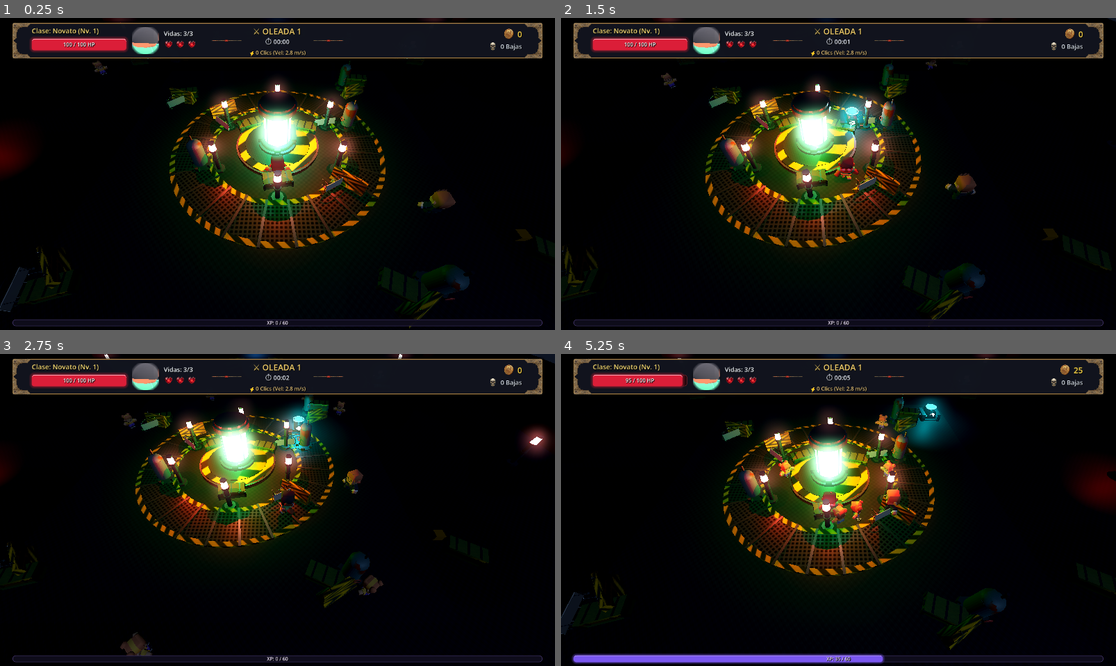
Above: before the commit, frames 1-4 (two rows, left to right).
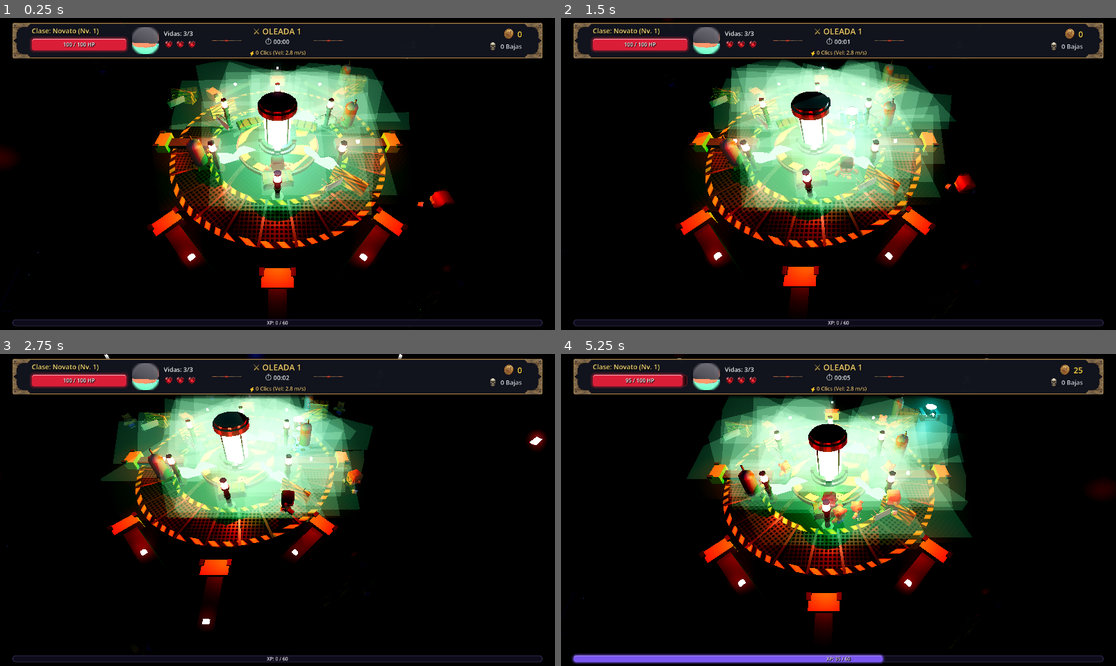
Above: after the commit, the same moments.

Repository: Project-Duplaa/Click-the-button-3D
Game: Godot game, scene res://main.tscn
Same seed, same stepped clock (60 frames per second), same inputs: the game is played once before the commit and once after it.
Inputs (mouse positions are in pixels of both pictures, inside the frame that each line leads up to):
- Up to frame 1 (0.25 s): no input
- Up to frame 2 (1.5 s): tap Enter (ui_accept) at 0.5, 0.77 s; move the mouse to (960, 158) at 0.52 s; hold D (move_right) 0.53-1.28 s; hold Right mouse button (bloquear) 0.53-1.28 s; click (960, 158) at 0.67 s; move the mouse to (727, 189) at 1.27 s; hold S (move_down) from 1.28 s (still down); tap Shift (correr) at 1.35 s
- Up to frame 3 (2.75 s): tap Enter (ui_accept) at 1.52 s; move the mouse to (333, 441) at 2.02 s; release S (move_down) at 2.03 s; hold D (move_right) from 2.03 s (still down); hold F from 2.03 s (still down)
- Up to frame 4 (5.25 s): move the mouse to (810, 572) at 2.77 s; release D (move_right) at 2.78 s; release F at 2.78 s; hold W (move_up) 2.78-3.53 s; tap Q at 2.85 s; click (810, 572) at 2.92 s; tap Enter (ui_accept) at 3.02, 3.77, 4.52 s; move the mouse to (1005, 556) at 3.52 s; hold Right mouse button (bloquear) 3.53-4.28 s; hold A (move_left) 3.53-5.03 s; move the mouse to (672, 463) at 4.27 s; tap Shift (correr) at 4.35 s; move the mouse to (866, 510) at 5.02 s; hold S (move_down) from 5.03 s (still down); hold F from 5.03 s (still down); click (866, 510) at 5.17 s

The runs differ from the first frame. In frame 1, 22% of the frame differs, in the area x 0-96%, y 0-100%; in frame 2, 22%; in frame 3, 19%; in frame 4, 23%, in the area x 0-100%, y 0-95%.

Commit message:
feat(mapa): implementar atmosfera fiel al mockup con anillo de búnker, vapor volumétrico, charcos ácidos y cables
- Anillo interior de 8 columnas y arcos de búnker (bunker_arch_pillar.glb) que cierran la cámara alrededor del reactor con luces rojas de mamparo
- Sistema de partículas CPUParticles3D de vapor/niebla baja rodando sobre el suelo y las rejillas
- Charcos orgánicos de ácido reflectante (puddle_toxic_acid.glb) con specular sheen y caústicas emisivas
- Manojo de cables y mangueras industriales en el suelo (prop_cable_bundle.glb)
- Calibración de color cinematográfico: WorldEnvironment con ACES tone mapping, contraste 1.18, saturación 1.25 y luces balanceadas
- Ajuste de emisión en core_biocontainer.glb para revelar la profundidad del líquido verde y burbujas

Diff:
--- a/arena_coliseo.tscn
+++ b/arena_coliseo.tscn
@@ -12,22 +12,30 @@
 [ext_resource type="PackedScene" path="res://assets/modelos/prop_hazard_barrier.glb" id="10_barrier"]
 [ext_resource type="PackedScene" path="res://assets/modelos/prop_pressure_tank.glb" id="11_tank"]
 [ext_resource type="PackedScene" path="res://assets/modelos/prop_medical_stretcher.glb" id="12_stretcher"]
+[ext_resource type="PackedScene" path="res://assets/modelos/bunker_arch_pillar.glb" id="13_arch_pillar"]
+[ext_resource type="PackedScene" path="res://assets/modelos/prop_cable_bundle.glb" id="14_cables"]
+[ext_resource type="PackedScene" path="res://assets/modelos/puddle_toxic_acid.glb" id="15_puddle"]
 
 [sub_resource type="StandardMaterial3D" id="MatArenaPiso"]
 albedo_color = Color(0.68, 0.72, 0.76, 1)
 albedo_texture = ExtResource("1_floor_tex")
-metallic = 0.35
-roughness = 0.65
+metallic = 0.38
+roughness = 0.60
 uv1_scale = Vector3(32, 32, 1)
 
-[sub_resource type="StandardMaterial3D" id="MatNieblaBaja"]
+[sub_resource type="StandardMaterial3D" id="MatVaporBajo"]
 transparency = 1
-albedo_color = Color(0.35, 0.55, 0.42, 0.10)
-roughness = 0.95
-
-[sub_resource type="PlaneMesh" id="MeshNiebla"]
-material = SubResource("MatNieblaBaja")
-size = Vector2(26, 26)
+shading_mode = 0
+albedo_color = Color(0.65, 0.95, 0.75, 0.12)
+billboard_mode = 3
+billboard_keep_scale = true
+particles_anim_h_frames = 1
+particles_anim_v_frames = 1
+particles_anim_loop = false
+
+[sub_resource type="QuadMesh" id="MeshParticulaVapor"]
+material = SubResource("MatVaporBajo")
+size = Vector2(3.0, 3.0)
 
 [sub_resource type="StandardMaterial3D" id="MatMuroSolido"]
 albedo_color = Color(0.12, 0.13, 0.15, 1)
@@ -70,9 +78,22 @@
 transform = Transform3D(1, 0, 0, 0, 1, 0, 0, 0, 1, 0, -0.1, 0)
 shape = SubResource("ColPiso")
 
-[node name="NieblaBajaSuelo" type="MeshInstance3D" parent="."]
-transform = Transform3D(1, 0, 0, 0, 1, 0, 0, 0, 1, 0, 0.22, 0)
-mesh = SubResource("MeshNiebla")
+[node name="VaporBajoSuelo" type="CPUParticles3D" parent="."]
+transform = Transform3D(1, 0, 0, 0, 1, 0, 0, 0, 1, 0, 0.2, 0)
+amount = 32
+lifetime = 3.6
+preprocess = 2.0
+speed_scale = 0.8
+mesh = SubResource("MeshParticulaVapor")
+emission_shape = 3
+emission_box_extents = Vector3(6.5, 0.1, 6.5)
+gravity = Vector3(0, 0.04, 0)
+initial_velocity_min = 0.1
+initial_velocity_max = 0.35
+angular_velocity_min = -15.0
+angular_velocity_max = 15.0
+scale_amount_min = 2.2
+scale_amount_max = 3.8
 
 [node name="PlataformaCentral" parent="." instance=ExtResource("4_pad")]
 transform = Transform3D(1, 0, 0, 0, 1, 0, 0, 0, 1, 0, 0.02, 0)
@@ -89,7 +110,7 @@
 [node name="LuzRadioactivaCentral" type="OmniLight3D" parent="NucleoBioEstatico"]
 transform = Transform3D(1, 0, 0, 0, 1, 0, 0, 0, 1, 0, 1.8, 0)
 light_color = Color(0.12, 1.0, 0.28, 1)
-light_energy = 5.0
+light_energy = 5.2
 shadow_enabled = false
 omni_range = 14.5
 omni_attenuation = 1.15
@@ -154,6 +175,24 @@
 [node name="CamillaMockup_3" parent="DetallesCentro" instance=ExtResource("12_stretcher")]
 transform = Transform3D(0.707107, 0, 0.707107, 0, 1, 0, -0.707107, 0, 0.707107, 3.80, 0, 3.60)
 
+[node name="CharcoAcido_1" parent="DetallesCentro" instance=ExtResource("15_puddle")]
+transform = Transform3D(1.1, 0, 0, 0, 1, 0, 0, 0, 1.1, 1.8, 0.01, -3.2)
+
+[node name="CharcoAcido_2" parent="DetallesCentro" instance=ExtResource("15_puddle")]
+transform = Transform3D(0.9, 0, 0.4, 0, 1, 0, -0.4, 0, 0.9, -3.2, 0.01, 1.6)
+
+[node name="CharcoAcido_3" parent="DetallesCentro" instance=ExtResource("15_puddle")]
+transform = Transform3D(0.8, 0, -0.6, 0, 1, 0, 0.6, 0, 0.8, 3.4, 0.01, 2.2)
+
+[node name="CablesPiso_1" parent="DetallesCentro" instance=ExtResource("14_cables")]
+transform = Transform3D(0.766044, 0, 0.642788, 0, 1, 0, -0.642788, 0, 0.766044, -2.8, 0.02, 2.5)
+
+[node name="CablesPiso_2" parent="DetallesCentro" instance=ExtResource("14_cables")]
+transform = Transform3D(0.422618, 0, -0.906308, 0, 1, 0, 0.906308, 0, 0.422618, 4.8, 0.02, -1.8)
+
+[node name="CablesPiso_3" parent="DetallesCentro" instance=ExtResource("14_cables")]
+transform = Transform3D(0.965926, 0, 0.258819, 0, 1, 0, -0.258819, 0, 0.965926, -2.0, 0.02, -2.8)
+
 [node name="Pilares" type="Node3D" parent="."]
 
 [node name="Pilar_N" parent="Pilares" instance=ExtResource("2_pilar")]
@@ -192,6 +231,88 @@
 [node name="Pilar_O" parent="Pilares" instance=ExtResource("2_pilar")]
 transform = Transform3D(1, 0, 0, 0, 1, 0, 0, 0, 1, -25.00, 0, 0.00)
 
+[node name="AnilloCamaraInterior" type="Node3D" parent="."]
+
+[node name="ArcoCamara_0" parent="AnilloCamaraInterior" instance=ExtResource("13_arch_pillar")]
+transform = Transform3D(0.000000, 0, 1.000000, 0, 1, 0, -1.000000, 0, 0.000000, 9.80, 0, 0.00)
+
+[node name="LuzArco_0" type="OmniLight3D" parent="AnilloCamaraInterior"]
+transform = Transform3D(1, 0, 0, 0, 1, 0, 0, 0, 1, 9.21, 3.2, 0.00)
+light_color = Color(1.0, 0.15, 0.1, 1)
+light_energy = 1.2
+shadow_enabled = false
+omni_range = 5.5
+
+[node name="ArcoCamara_1" parent="AnilloCamaraInterior" instance=ExtResource("13_arch_pillar")]
+transform = Transform3D(-0.707107, 0, 0.707107, 0, 1, 0, -0.707107, 0, -0.707107, 6.93, 0, 6.93)
+
+[node name="LuzArco_1" type="OmniLight3D" parent="AnilloCamaraInterior"]
+transform = Transform3D(1, 0, 0, 0, 1, 0, 0, 0, 1, 6.51, 3.2, 6.51)
+light_color = Color(1.0, 0.15, 0.1, 1)
+light_energy = 1.2
+shadow_enabled = false
+omni_range = 5.5
+
+[node name="ArcoCamara_2" parent="AnilloCamaraInterior" instance=ExtResource("13_arch_pillar")]
+transform = Transform3D(-1.000000, 0, 0.000000, 0, 1, 0, -0.000000, 0, -1.000000, 0.00, 0, 9.80)
+
+[node name="LuzArco_2" type="OmniLight3D" parent="AnilloCamaraInterior"]
+transform = Transform3D(1, 0, 0, 0, 1, 0, 0, 0, 1, 0.00, 3.2, 9.21)
+light_color = Color(1.0, 0.15, 0.1, 1)
+light_energy = 1.2
+shadow_enabled = false
+omni_range = 5.5
+
+[node name="ArcoCamara_3" parent="AnilloCamaraInterior" instance=ExtResource("13_arch_pillar")]
+transform = Transform3D(-0.707107, 0, -0.707107, 0, 1, 0, 0.707107, 0, -0.707107, -6.93, 0, 6.93)
+
+[node name="LuzArco_3" type="OmniLight3D" parent="AnilloCamaraInterior"]
+transform = Transform3D(1, 0, 0, 0, 1, 0, 0, 0, 1, -6.51, 3.2, 6.51)
+light_color = Color(1.0, 0.15, 0.1, 1)
+light_energy = 1.2
+shadow_enabled = false
+omni_range = 5.5
+
+[node name="ArcoCamara_4" parent="AnilloCamaraInterior" instance=ExtResource("13_arch_pillar")]
+transform = Transform3D(-0.000000, 0, -1.000000, 0, 1, 0, 1.000000, 0, -0.000000, -9.80, 0, 0.00)
+
+[node name="LuzArco_4" type="OmniLight3D" parent="AnilloCamaraInterior"]
+transform = Transform3D(1, 0, 0, 0, 1, 0, 0, 0, 1, -9.21, 3.2, 0.00)
+light_color = Color(1.0, 0.15, 0.1, 1)
+light_energy = 1.2
+shadow_enabled = false
+omni_range = 5.5
+
+[node name="ArcoCamara_5" parent="AnilloCamaraInterior" instance=ExtResource("13_arch_pillar")]
+transform = Transform3D(0.707107, 0, -0.707107, 0, 1, 0, 0.707107, 0, 0.707107, -6.93, 0, -6.93)
+
+[node name="LuzArco_5" type="OmniLight3D" parent="AnilloCamaraInterior"]
+transform = Transform3D(1, 0, 0, 0, 1, 0, 0, 0, 1, -6.51, 3.2, -6.51)
+light_color = Color(1.0, 0.15, 0.1, 1)
+light_energy = 1.2
+shadow_enabled = false
+omni_range = 5.5
+
+[node name="ArcoCamara_6" parent="AnilloCamaraInterior" instance=ExtResource("13_arch_pillar")]
+transform = Transform3D(1.000000, 0, -0.000000, 0, 1, 0, 0.000000, 0, 1.000000, -0.00, 0, -9.80)
+
+[node name="LuzArco_6" type="OmniLight3D" parent="AnilloCamaraInterior"]
+transform = Transform3D(1, 0, 0, 0, 1, 0, 0, 0, 1, -0.00, 3.2, -9.21)
+light_color = Color(1.0, 0.15, 0.1, 1)
+light_energy = 1.2
+shadow_enabled = false
+omni_range = 5.5
+
+[node name="ArcoCamara_7" parent="AnilloCamaraInterior" instance=ExtResource("13_arch_pillar")]
+transform = Transform3D(0.707107, 0, 0.707107, 0, 1, 0, -0.707107, 0, 0.707107, 6.93, 0, -6.93)
+
+[node name="LuzArco_7" type="OmniLight3D" parent="AnilloCamaraInterior"]
+transform = Transform3D(1, 0, 0, 0, 1, 0, 0, 0, 1, 6.51, 3.2, -6.51)
+light_color = Color(1.0, 0.15, 0.1, 1)
+light_energy = 1.2
+shadow_enabled = false
+omni_range = 5.5
+
 [node name="Muros" type="Node3D" parent="."]
 
 [node name="MuroNorte" type="StaticBody3D" parent="Muros"]
--- a/main.tscn
+++ b/main.tscn
@@ -24,15 +24,20 @@
 
 [sub_resource type="Environment" id="EntornoColiseo"]
 background_mode = 1
-background_color = Color(0.015, 0.02, 0.03, 1)
+background_color = Color(0.010, 0.014, 0.022, 1)
 ambient_light_source = 2
-ambient_light_color = Color(0.08, 0.10, 0.14, 1)
-ambient_light_energy = 0.45
-tonemap_mode = 2
+ambient_light_color = Color(0.08, 0.11, 0.16, 1)
+ambient_light_energy = 0.38
+tonemap_mode = 3
+tonemap_exposure = 1.05
 glow_enabled = true
-glow_intensity = 0.9
+glow_normalized = true
+glow_intensity = 0.80
 glow_bloom = 0.22
 glow_blend_mode = 0
+adjustment_enabled = true
+adjustment_contrast = 1.18
+adjustment_saturation = 1.25
 
 [sub_resource type="BoxShape3D" id="FormaCaja"]
 size = Vector3(2.6, 1.6, 2.6)
@@ -48,17 +53,17 @@
 
 [node name="LuzLunaDirectional" type="DirectionalLight3D" parent="." unique_id=555503486]
 transform = Transform3D(0.866025, -0.353553, 0.353553, 0, 0.707107, 0.707107, -0.5, -0.612372, 0.612372, 0, 15, 0)
-light_color = Color(0.40, 0.50, 0.65, 1)
-light_energy = 0.22
+light_color = Color(0.35, 0.45, 0.60, 1)
+light_energy = 0.18
 shadow_enabled = false
 
 [node name="LuzCenitalSpot" type="SpotLight3D" parent="."]
 transform = Transform3D(1, 0, 0, 0, 0, 1, 0, -1, 0, 0, 14, 0)
-light_color = Color(0.75, 0.85, 1.0, 1)
-light_energy = 1.1
+light_color = Color(0.72, 0.84, 1, 1)
+light_energy = 1.2
 shadow_enabled = true
-spot_range = 22.0
-spot_angle = 45.0
+spot_range = 24.0
+spot_angle = 44.0
 spot_attenuation = 1.4
 
 [node name="ArenaColiseo" parent="." unique_id=887832292 instance=ExtResource("11_arena")]
Not shown: 1 places in arbol_mejoras_poe.tscn that only renumber resources
Binary file added: assets/modelos/bunker_arch_pillar.glb
Binary file changed: assets/modelos/core_biocontainer.glb
Binary file added: assets/modelos/prop_cable_bundle.glb
Binary file added: assets/modelos/puddle_toxic_acid.glb
Not shown: 1 places in evolucion_radial.tscn that only renumber resources
